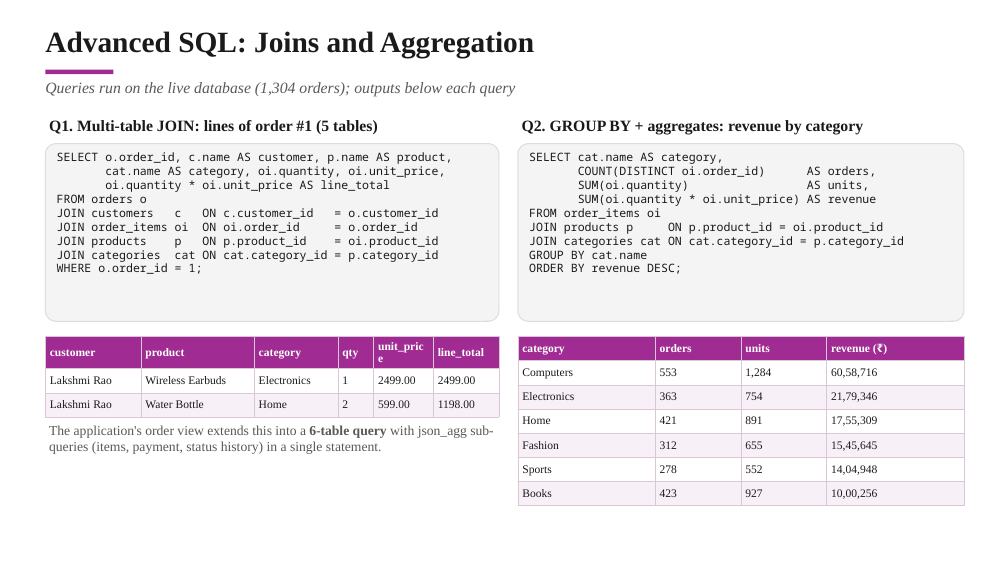
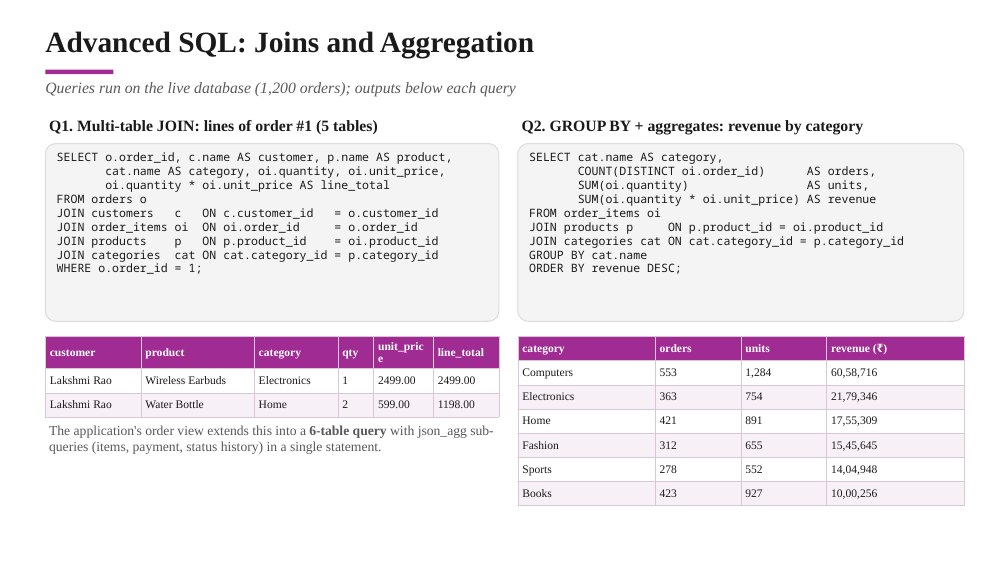
Before and after one commit to aamithkishoretj/CDC-pipeline-CC-DBMS-, a slide deck: slide 8 of docs/DBMS-Final-Review.pptx. Drawn at 1008x567 pixels with LibreOffice and Linux fonts; fonts in the diff are those of the drawing. Boxes give left, top, right and bottom in pixels: in the first picture for what was removed or moved away, otherwise in the second. Text is boxed around its words. In the diff, an @@ line names an element or a change of style, - is before the commit and + after.

```diff
--- a/docs/DBMS-Final-Review.pptx
+++ b/docs/DBMS-Final-Review.pptx
@@ text at (45, 82, 516, 97): text changed @@
-Queries run on the live database (1,304 orders); outputs below each query
+Queries run on the live database (1,200 orders); outputs below each query
```
Also in this commit, not shown: 12 other slides changed, 2 slides removed, 1 other file.
